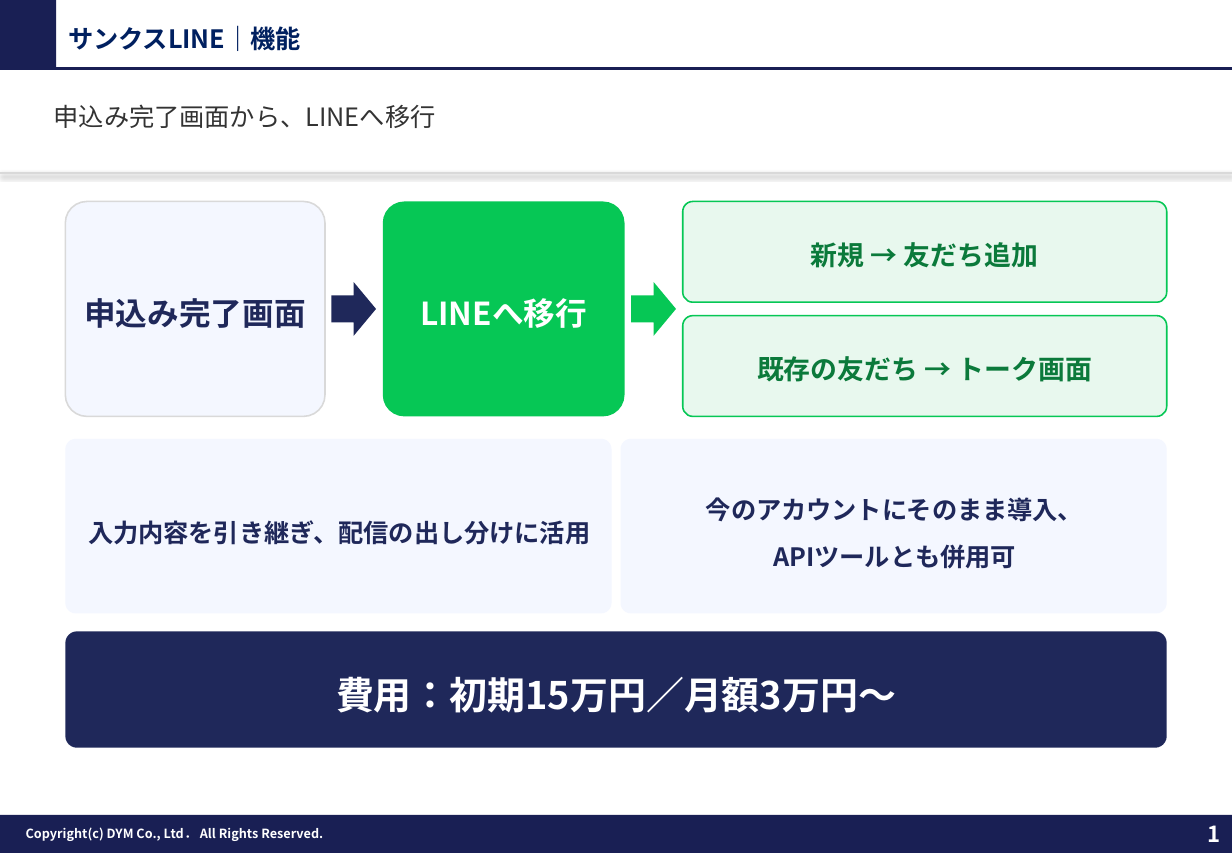
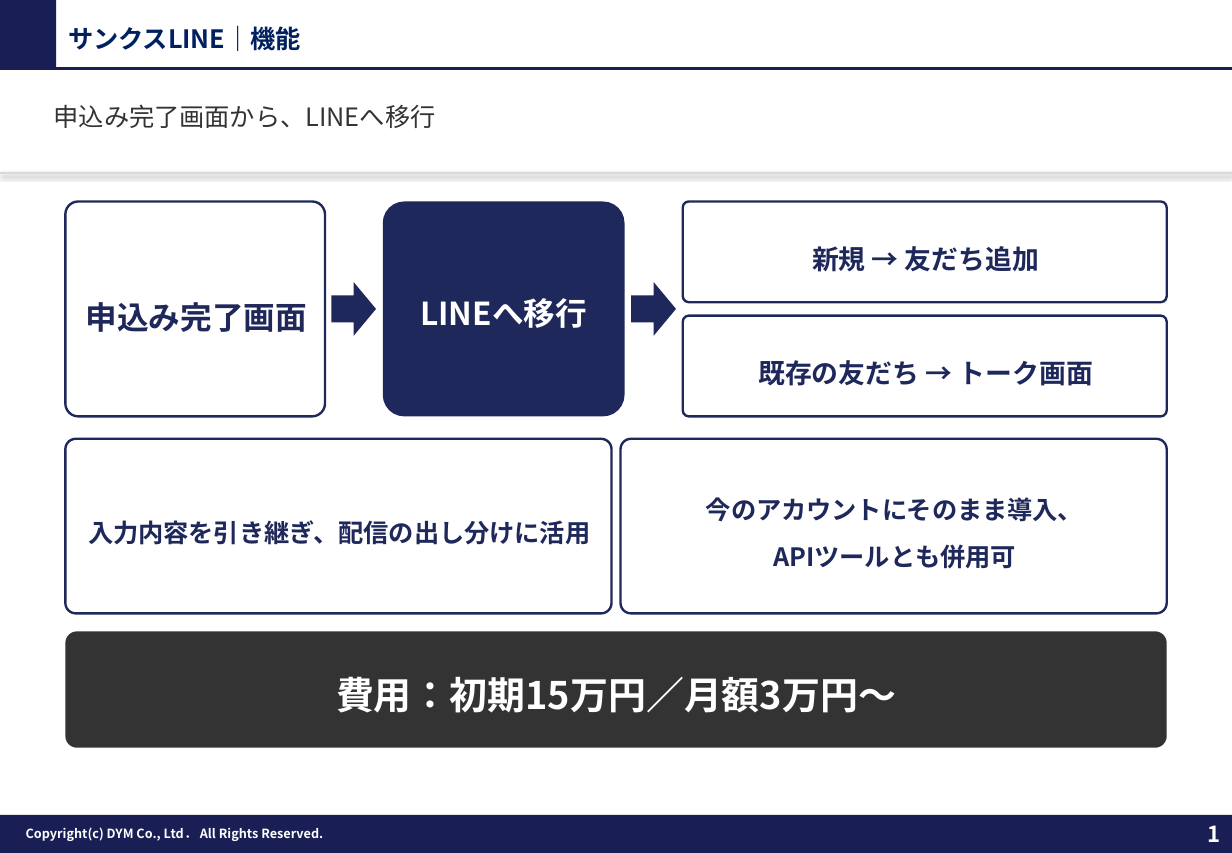
Before and after one commit to tonomura-r-dev/folder, a slide deck: slide 1 of 20261002_サンクスLINEのご提案.pptx. Drawn at 1232x853 pixels with LibreOffice and Linux fonts; fonts in the diff are those of the drawing; background and template pictures are left out. Boxes give left, top, right and bottom in pixels: in the first picture for what was removed or moved away, otherwise in the second. Text is boxed around its words. In the diff, an @@ line names an element or a change of style, - is before the commit and + after.

```diff
--- a/20261002_サンクスLINEのご提案.pptx
+++ b/20261002_サンクスLINEのご提案.pptx
@@ rounded rectangle "申込み完了画面" at <box>65,201,324,416</box>: line spacing 1.2 to 1.3; more space between paragraphs; fill #F4F7FF to #FFFFFF; outline #D9D9D9 1 pt to #1F285A 1.5 pt; proportions changed @@
@@ rounded rectangle "LINEへ移行" at <box>383,201,626,416</box>: fill #06C755 to #1F285A @@
@@ rounded rectangle "新規 → 友だち追加" at <box>683,201,1167,303</box>: text colour #0B7A3B to #1F285A; line spacing 1.2 to 1.3; more space between paragraphs; fill #E8F8EE to #FFFFFF; outline #06C755 1 pt to #1F285A 1.5 pt; proportions changed @@
@@ right arrow at <box>631,282,676,336</box>: fill #06C755 to #1F285A @@
@@ rounded rectangle "既存の友だち → トーク画面" at <box>683,316,1167,417</box>: text colour #0B7A3B to #1F285A; line spacing 1.2 to 1.3; more space between paragraphs; fill #E8F8EE to #FFFFFF; outline #06C755 1 pt to #1F285A 1.5 pt; proportions changed @@
@@ rounded rectangle "入力内容を引き継ぎ、配信の出し分けに活用" at <box>65,439,611,614</box>: fill #F4F7FF to #FFFFFF; outline none to #1F285A 1.5 pt @@
@@ rounded rectangle "今のアカウントにそのまま導入、" at <box>621,439,1167,614</box>: fill #F4F7FF to #FFFFFF; outline none to #1F285A 1.5 pt @@
@@ rounded rectangle "費用：初期15万円／月額3万円〜" at <box>65,631,1167,747</box>: fill #1F285A to #333333 @@
```
Also in this commit, not shown: 3 other slides changed, 3 other files.
